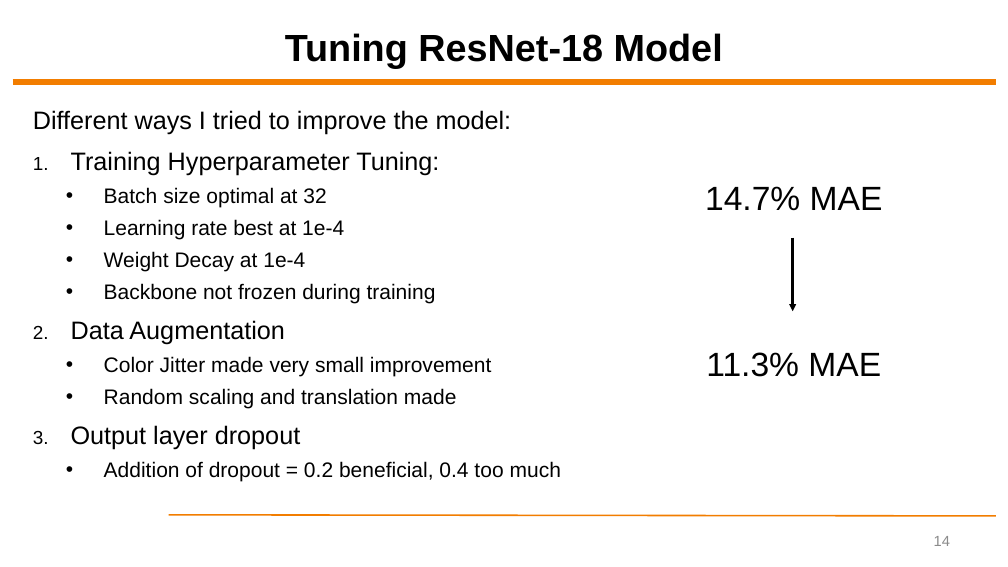
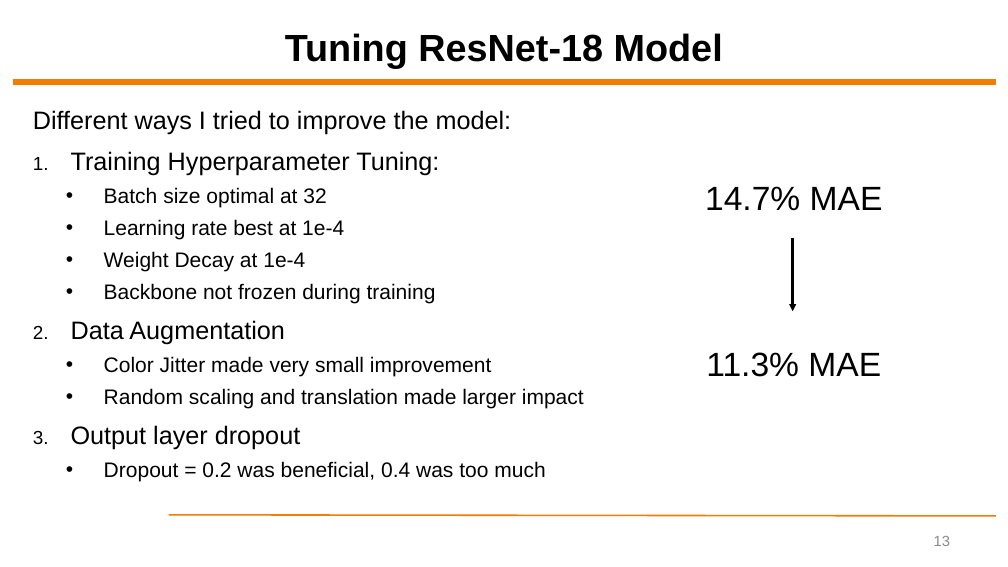
Before and after one commit to ytrivedi315/Final-Project-Yash-Trivedi, a slide deck: slide 13 of Final Presentation/ECEN5743 Final Project Presentation - YT.pptx (slide 14 before the commit). Drawn at 1008x567 pixels with LibreOffice and Linux fonts; fonts in the diff are those of the drawing; background and template pictures are left out. Boxes give left, top, right and bottom in pixels: in the first picture for what was removed or moved away, otherwise in the second. Text is boxed around its words. In the diff, an @@ line names an element or a change of style, - is before the commit and + after.

```diff
--- a/Final Presentation/ECEN5743 Final Project Presentation - YT.pptx
+++ b/Final Presentation/ECEN5743 Final Project Presentation - YT.pptx
@@ text at box(104, 388, 584, 408): text changed @@
-  • Random scaling and translation made
+  • Random scaling and translation made larger impact
@@ text at box(104, 461, 545, 482): text changed @@
-  • Addition of dropout = 0.2 beneficial, 0.4 too much
+  • Dropout = 0.2 was beneficial, 0.4 was too much
@@ page number at box(934, 536, 950, 546): text changed @@
-14
+13
```
Also in this commit, not shown: 4 other slides changed, 1 slide added, 1 slide removed, 1 other file.
